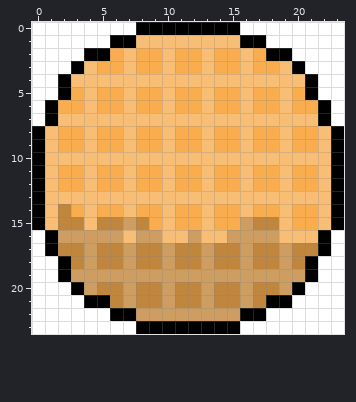
A pixel-art sprite gets an edit: src/gfx/Waffle.png. The picture above was drawn from the file before the commit.
The file is 24x24 pixels.
After:
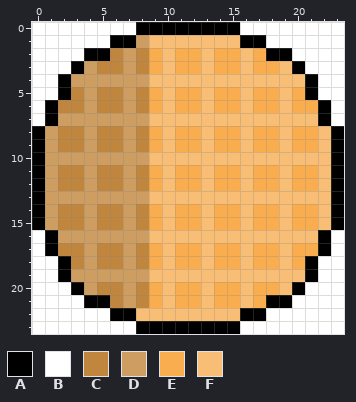
Palette (. is transparent): A #000000  B #ffffff  C #c1863e  D #ce9d61  E #f9ad4f  F #f9be75
From old to new:
y 1: x 8 F -> D
y 2: x 6..8 EFE -> CDC
y 3: x 4..8 FEEFE -> DCCDC
y 4: x 3..8 FFFFFF -> DDDDDD
y 5: x 3..8 EFEEFE -> CDCCDC
y 6: x 2..8 EEFEEFE -> CCDCCDC
y 7: x 2..8 FFFFFFF -> DDDDDDD
y 8..9: x 1..8 FEEFEEFE -> DCCDCCDC
y 10: x 1..8 FFFFFFFF -> DDDDDDDD
y 11..12: x 1..8 FEEFEEFE -> DCCDCCDC
y 13: x 1..8 FFFFFFFF -> DDDDDDDD
y 14: x 1 F -> D; x 3..8 EFEEFE -> CDCCDC
y 15: x 1 F -> D; x 4 F -> D; x 16..18 DCC -> FEE
y 16: x 7 F -> D; x 9 D -> F; x 12 D -> F; x 15..18 DDDD -> FFFF
y 17: x 9..21 CDCCDCCDCCDCC -> EFEEFEEFEEFEE
y 18: x 9..20 CDCCDCCDCCDC -> EFEEFEEFEEFE
y 19: x 9..20 DDDDDDDDDDDD -> FFFFFFFFFFFF
y 20: x 9..19 CDCCDCCDCCD -> EFEEFEEFEEF
y 21: x 9..17 CDCCDCCDC -> EFEEFEEFE
y 22: x 8..15 DDDDDDDD -> FFFFFFFF
Where, in picture pixels (left, top, right, bottom), the same in both pictures:
changed: (45, 35, 318, 321)
